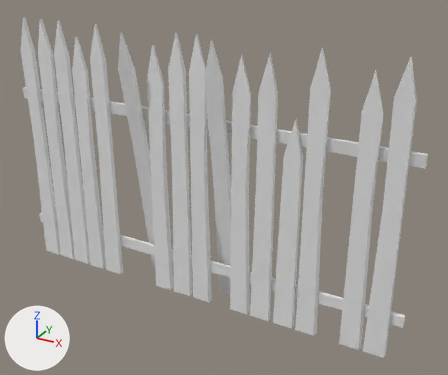
One commit to the FBX model Assets/EmaceArt/19th Century Courtyards/Meshes/EA_Fence_01a.fbx: the scene before it, then after it.
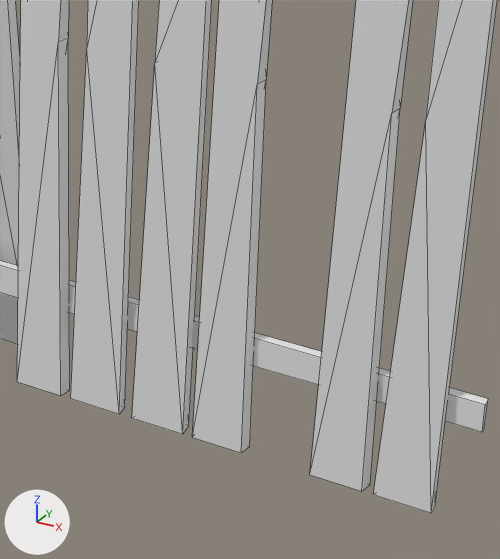
Each version appears first whole from a 50 mm lens placed at (1.77, -2.86, 2.21), pointed at (0.16, 0.06, 0.75), and next in a close-up on the part from 50% to 91% of the width and 45% to 100% of the height. The axes (+X, +Y, +Z) are drawn at lower left. The lights are the same throughout. The older version's two pictures come first. The close-ups show mesh edges as thin lines. Objects named as collision shapes, trigger or cutter boxes, shadow casters or lower levels of detail are left out. Where no turn or scale is listed for an object, it has been applied to the vertices.

In view in the first close-up: 'EA_fence_01a_LOD0'.
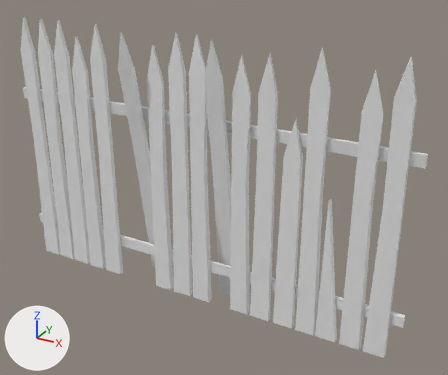
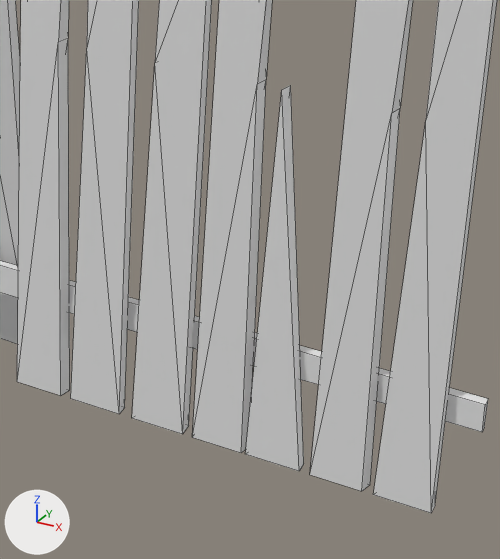
The newer file is also rescaled (x1.212) as a whole; pictures and numbers use the older file's frame.

Patch to the scene script:
```diff
--- a/Assets/EmaceArt/19th Century Courtyards/Meshes/EA_Fence_01a.fbx.py
+++ b/Assets/EmaceArt/19th Century Courtyards/Meshes/EA_Fence_01a.fbx.py
@@ me_ea_fence_01a_013 @@
 # used by ob_ea_fence_01a_lod0; location = (0.0, 0.0, 0.0)
 # verts and faces of me_ea_fence_01a_013; kept vertices keep their numbers, new ones are numbered from 217
-me_ea_fence_01a_013.from_pydata(...)  # 217 vertices, 230 faces; spans x -1.29..1.29, y -0.16..0.16, z 0.0..1.64
+me_ea_fence_01a_013.from_pydata(...)  # 223 vertices, 235 faces; spans x -1.29..1.29, y -0.16..0.16, z 0.0..1.64
+# me_ea_fence_01a_013 part 1
+verts[217] = (0.94, -0.02, 0.0)  # pixel (303, 463)
+verts[218] = (0.94, -0.04, 0.0)  # pixel (299, 471)
+verts[219] = (0.82, -0.02, 0.0)
+verts[220] = (0.81, -0.04, 0.0)  # pixel (245, 454)
+verts[221] = (0.84, -0.04, 0.86)  # pixel (281, 89)
+verts[222] = (0.84, -0.02, 0.86)  # pixel (290, 85)
+faces += [(219, 220, 221, 222), (217, 219, 222), (217, 222, 221, 218), (218, 221, 220), (217, 218, 220, 219)]
 me_ea_fence_01a_013.materials.append(mat_wood)
```

Pixel boxes (x1, y1, x2, y2) of what changed, in the close-ups (500 x 559 px):
part 1 of me_ea_fence_01a_013, added
    after: (246, 85, 304, 471)
